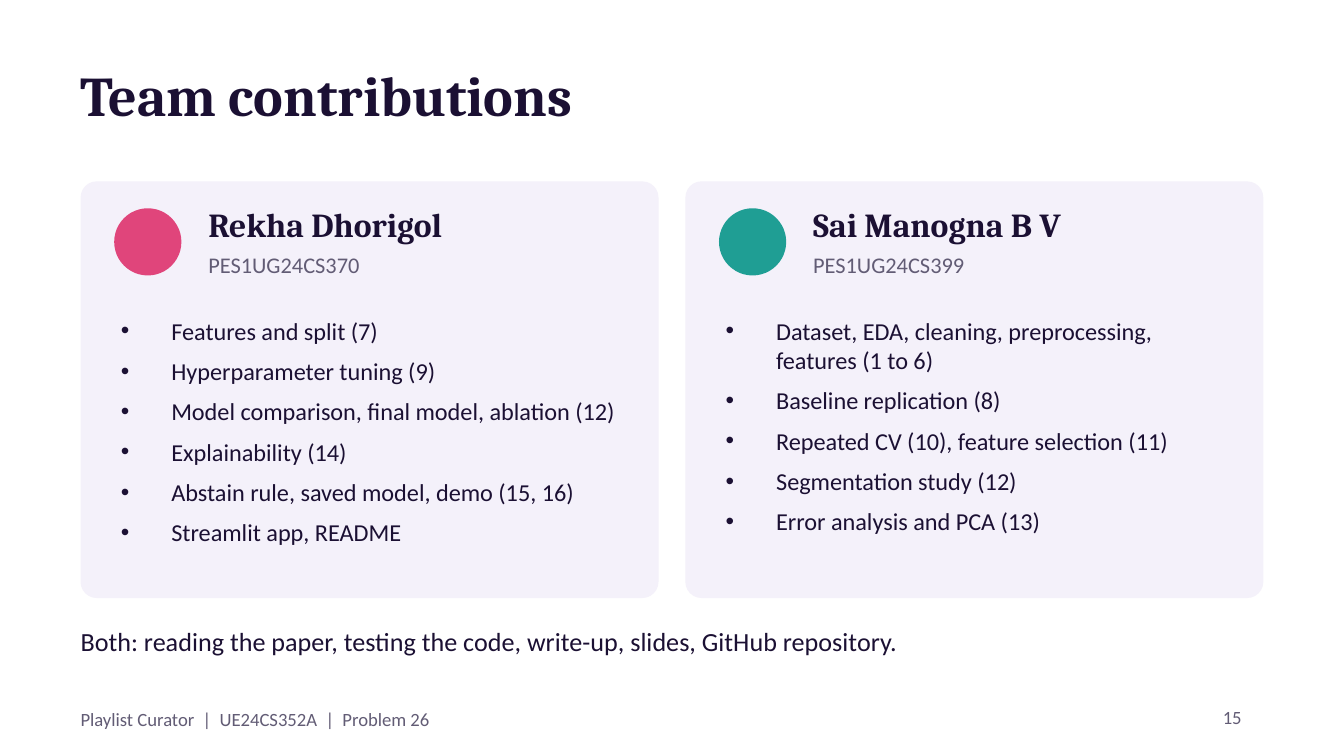
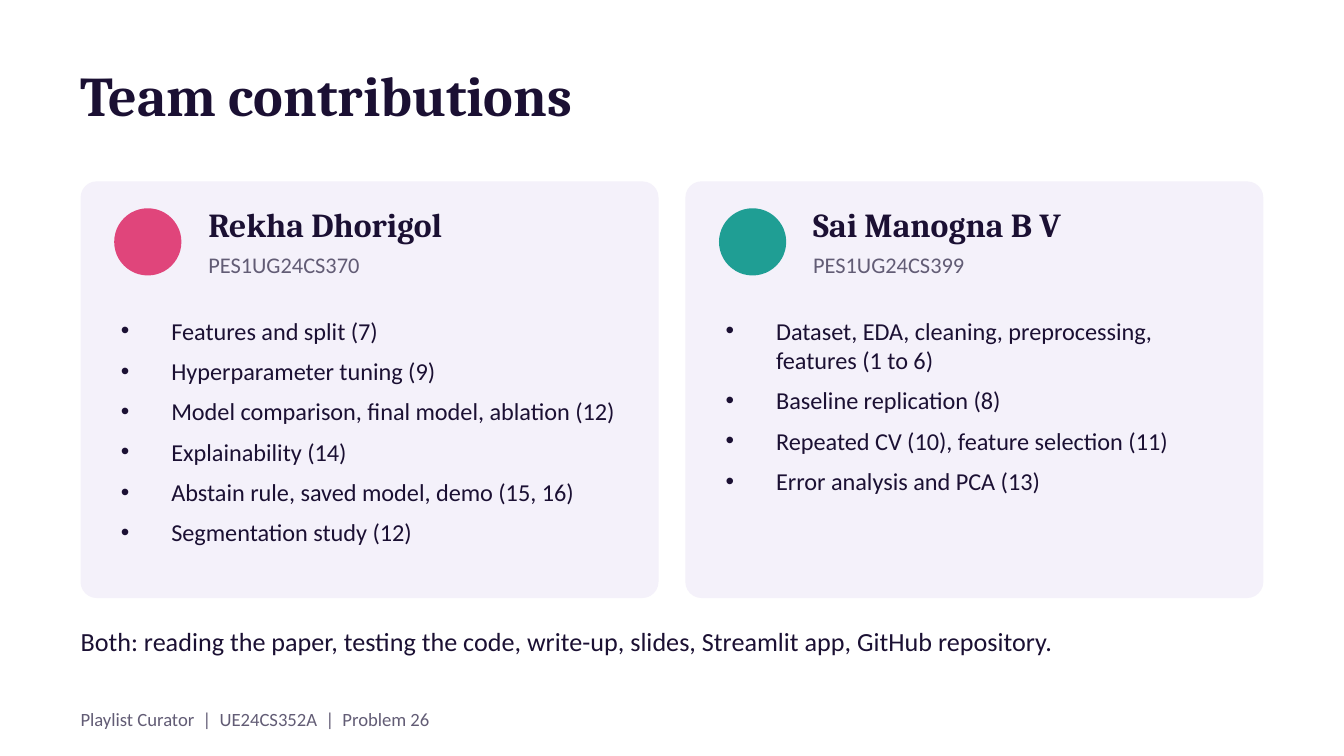
Before and after one commit to rekhadhorigol/ML-mini-project-playlist-curator, a slide deck: slide 13 of docs/Presentation_Team_23_final.pptx (slide 15 before the commit). Drawn at 1344x756 pixels with LibreOffice and Linux fonts; fonts in the diff are those of the drawing. Boxes give left, top, right and bottom in pixels: in the first picture for what was removed or moved away, otherwise in the second. Text is boxed around its words. In the diff, an @@ line names an element or a change of style, - is before the commit and + after.

```diff
--- a/docs/Presentation_Team_23_final.pptx
+++ b/docs/Presentation_Team_23_final.pptx
@@ text at (776, 472, 1016, 494): paragraph removed @@
-• Segmentation study (12)
@@ text at (171, 523, 412, 545): text changed @@
-• Streamlit app, README
+• Segmentation study (12)
@@ text at (81, 633, 1052, 656): text changed @@
-Both: reading the paper, testing the code, write-up, slides, GitHub repository.
+Both: reading the paper, testing the code, write-up, slides, Streamlit app, GitHub repository.
@@ page number removed at (1223, 712, 1242, 724) @@
-15
```
Also in this commit, not shown: 13 other slides changed, 2 slides removed.
